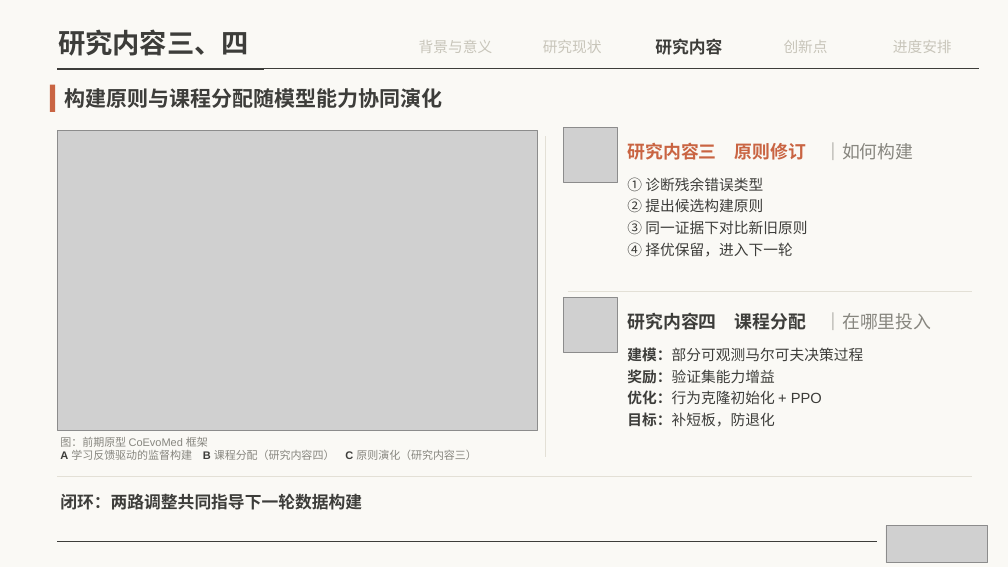
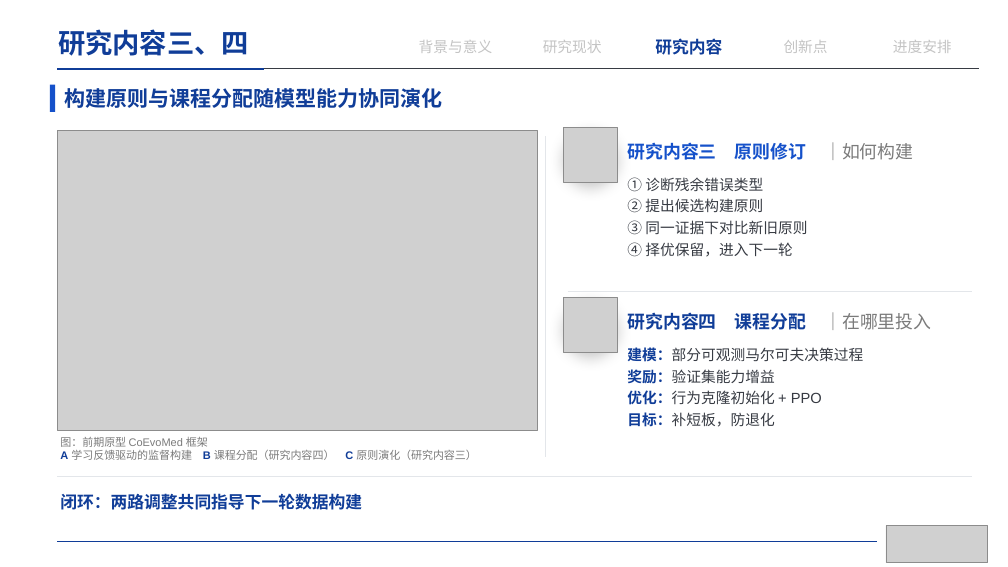
Before and after one commit to irving-2222/Graduation-Thesis, a slide deck: slide 16 of 开题答辩.pptx. Drawn at 1008x567 pixels with LibreOffice and Linux fonts; fonts in the diff are those of the drawing; grey boxes stand for pictures. Boxes give left, top, right and bottom in pixels: in the first picture for what was removed or moved away, otherwise in the second. Text is boxed around its words. In the diff, an @@ line names an element or a change of style, - is before the commit and + after.

```diff
--- a/开题答辩.pptx
+++ b/开题答辩.pptx
@@ background #FAF9F5 to #FFFFFF @@
@@ text "研究内容三、四" at [58,29,249,56]: font TeX Gyre Schola to Arial, text colour #3D3D3A to #103D98 @@
@@ text "研究内容" at [655,38,722,55]: text colour #3D3D3A to #103D98 @@
@@ rectangle at [50,85,55,112]: fill #C96442 to #1551CA @@
@@ line (57, 69) - (979, 69): stroke #3D3D3A 0.5 pt to #373B43 0.5 pt @@
@@ line (57, 69) - (264, 69): stroke #3D3D3A 1.75 pt to #103D98 1.75 pt @@
@@ text "构建原则与课程分配随模型能力协同演化" at [64,88,443,108]: font TeX Gyre Schola to Arial, text colour #3D3D3A to #103D98 @@
@@ line (545, 136) - (545, 457): stroke #E3E0D6 1 pt to #E3E6EA 1 pt @@
@@ ellipse at [563,128,618,182]: fill #E6CBBA to #D5E1F5; shadow on @@
@@ text "研究内容三 原则修订 ｜如何构建" at [627,142,913,160]: text colour #C96442 to #1551CA in "研究内容三 原则修订"; text colour #87867F to #7B7B7B in "｜如何构建" @@
@@ text "① 诊断残余错误类型" at [627,177,807,257]: text colour #3D3D3A to #373B43 @@
@@ ellipse at [563,298,618,352]: fill #E6CBBA to #D5E1F5; shadow on @@
@@ line (568, 291) - (972, 291): stroke #E3E0D6 1 pt to #E3E6EA 1 pt @@
@@ text "研究内容四 课程分配 ｜在哪里投入" at [627,312,931,330]: text colour #3D3D3A to #103D98 in "研究内容四 课程分配"; text colour #87867F to #7B7B7B in "｜在哪里投入" @@
@@ text "建模：部分可观测马尔可夫决策过程" at [627,347,863,427]: text colour #3D3D3A to #103D98 in "建模：部分可观测马尔可夫决策过程", "奖励：验证集能力增益", "优化：行为克隆初始化", "目标：补短板，防退化"; text colour #3D3D3A to #373B43 in "建模：部分可观测马尔可夫决策过程", "奖励：验证集能力增益", "优化：行为克隆初始化 + PPO", "目标：补短板，防退化" @@
@@ text "图：前期原型 CoEvoMed 框架" at [60,437,476,462]: text colour #87867F to #7B7B7B; text colour #3D3D3A to #103D98 in "A B C" @@
@@ line (57, 476) - (972, 476): stroke #E3E0D6 1 pt to #E3E6EA 1 pt @@
@@ text "闭环：两路调整共同指导下一轮数据构建" at [60,493,362,510]: text colour #3D3D3A to #103D98 @@
@@ line (57, 541) - (876, 541): stroke #3D3D3A 0.5 pt to #103D98 0.5 pt @@
```
Also in this commit, not shown: 21 other slides changed, 1 other file.
